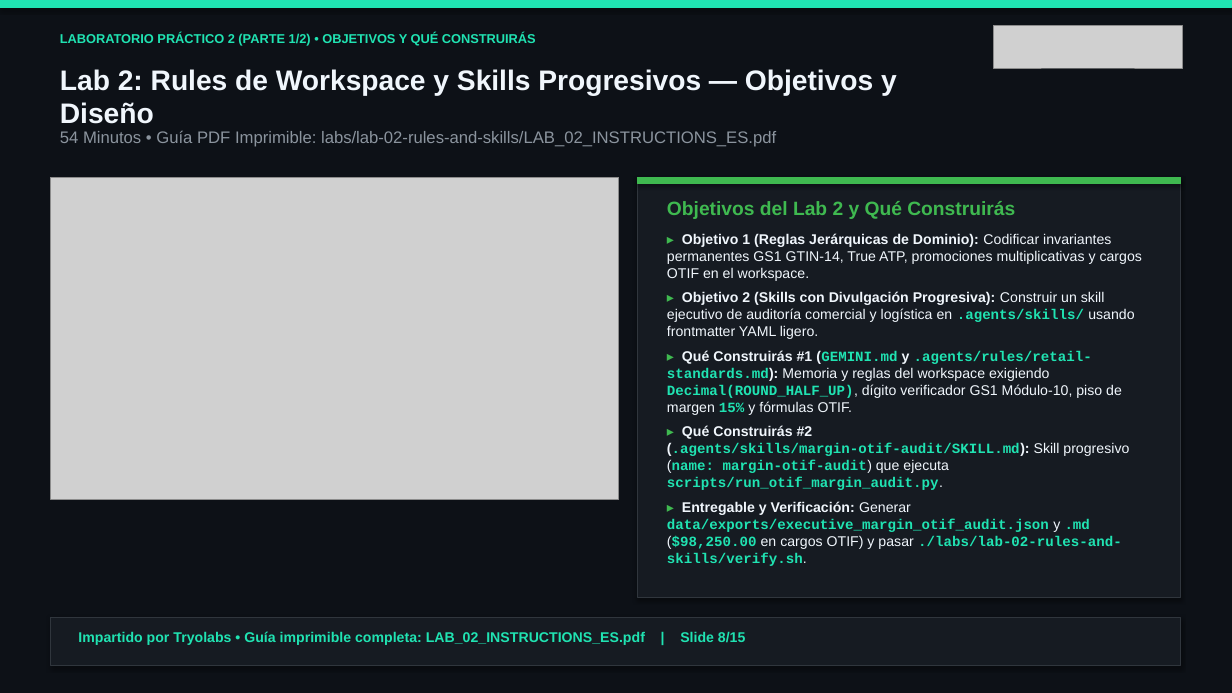
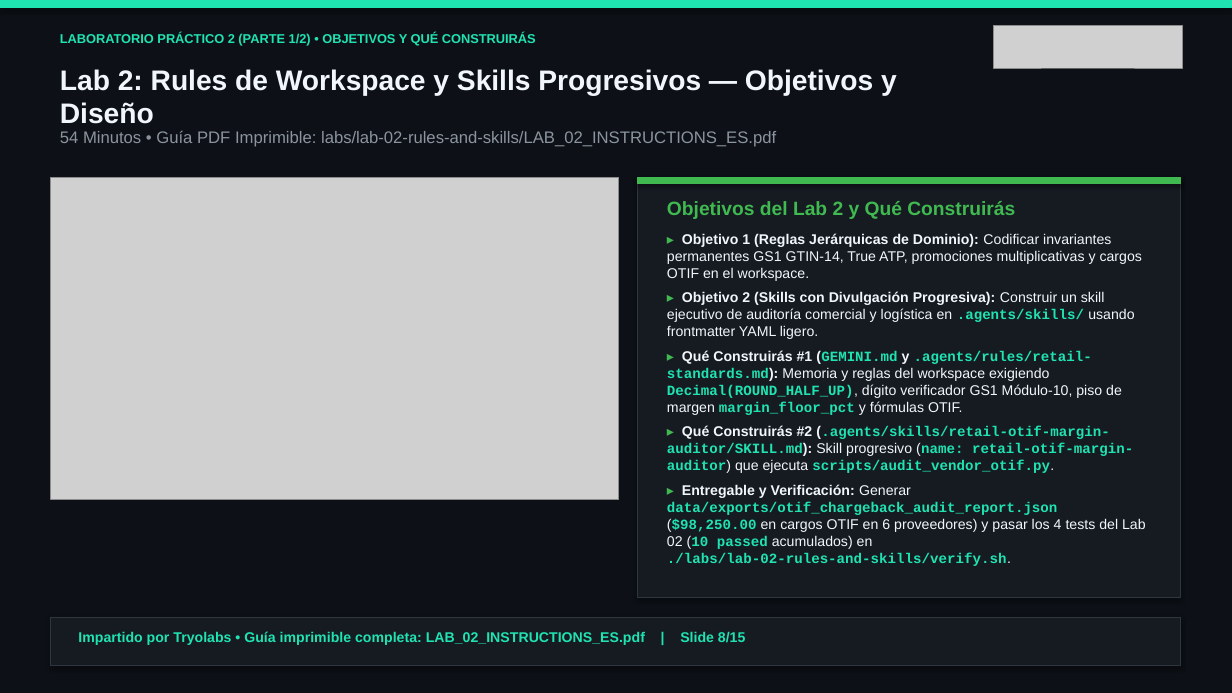
Before and after one commit to tryolabs/antigravity-workshop-retail, a slide deck: slide 8 of slides/antigravity_retail_workshop_es.pptx. Drawn at 1232x693 pixels with LibreOffice and Linux fonts; fonts in the diff are those of the drawing; grey boxes stand for pictures. Boxes give left, top, right and bottom in pixels: in the first picture for what was removed or moved away, otherwise in the second. Text is boxed around its words. In the diff, an @@ line names an element or a change of style, - is before the commit and + after.

```diff
--- a/slides/antigravity_retail_workshop_es.pptx
+++ b/slides/antigravity_retail_workshop_es.pptx
@@ text at [667,350,1146,566]: text changed @@
-▸ Qué Construirás #1 (GEMINI.md y .agents/rules/retail-standards.md): Memoria y reglas del workspace exigiendo Decimal(ROUND_HALF_UP), dígito verificador GS1 Módulo-10, piso de margen 15% y fórmulas OTIF.
-▸ Qué Construirás #2 (.agents/skills/margin-otif-audit/SKILL.md): Skill progresivo (name: margin-otif-audit) que ejecuta scripts/run_otif_margin_audit.py.
-▸ Entregable y Verificación: Generar data/exports/executive_margin_otif_audit.json y .md ($98,250.00 en cargos OTIF) y pasar ./labs/lab-02-rules-and-skills/verify.sh.
+▸ Qué Construirás #1 (GEMINI.md y .agents/rules/retail-standards.md): Memoria y reglas del workspace exigiendo Decimal(ROUND_HALF_UP), dígito verificador GS1 Módulo-10, piso de margen margin_floor_pct y fórmulas OTIF.
+▸ Qué Construirás #2 (.agents/skills/retail-otif-margin-auditor/SKILL.md): Skill progresivo (name: retail-otif-margin-auditor) que ejecuta scripts/audit_vendor_otif.py.
+▸ Entregable y Verificación: Generar data/exports/otif_chargeback_audit_report.json ($98,250.00 en cargos OTIF en 6 proveedores) y pasar los 4 tests del Lab 02 (10 passed acumulados) en ./labs/lab-02-rules-and-skills/verify.sh.
```
Also in this commit, not shown: 8 other slides changed, 44 other files.
